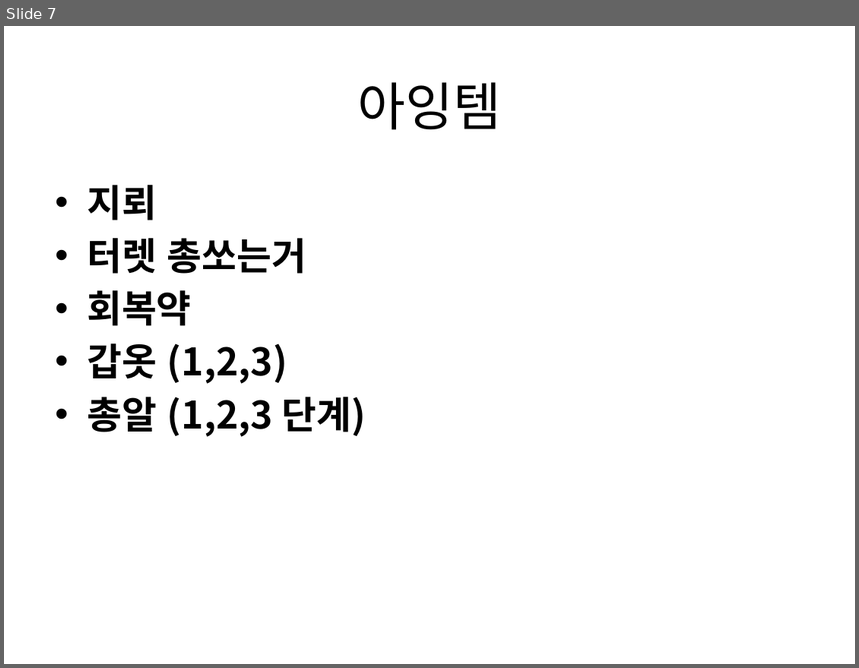
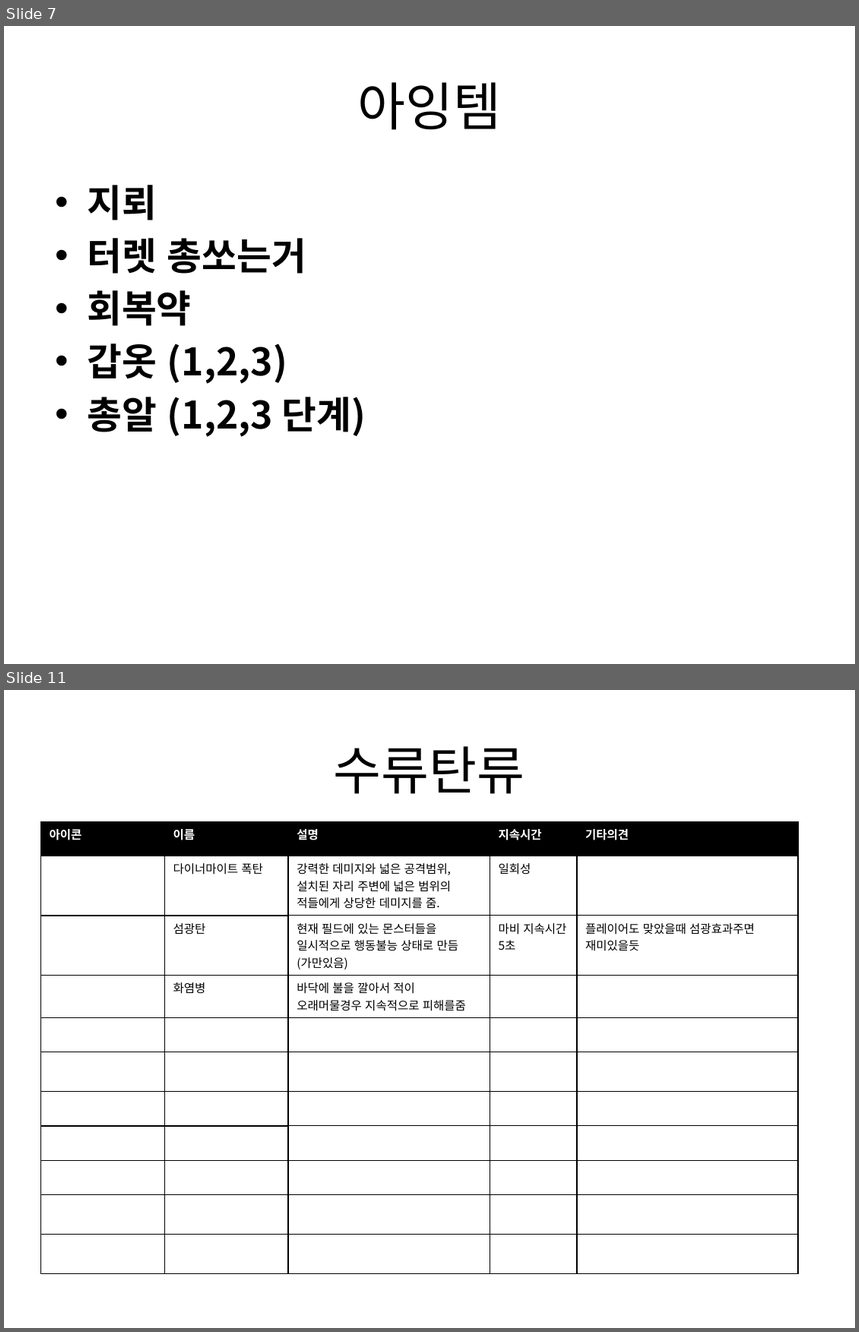
Before and after one commit to gkdlgndpdu/EscapeJail, a slide deck: EscapeJail/Assets/기획/스테이지1기획.pptx. Shown one above the other, each under a label of ours: slide 7 before the commit, slides 7 and 11 after it; the slides between them are not shown. The pictures are 859x668 and 859x1332 pixels, drawn with LibreOffice and Linux fonts; fonts in the diff are those of the drawing. Boxes give left, top, right and bottom in pixels: in the first picture for what was removed or moved away, otherwise in the second. Text is boxed around its words. In the diff, an @@ line names an element or a change of style, - is before the commit and + after.

```diff
--- a/EscapeJail/Assets/기획/스테이지1기획.pptx
+++ b/EscapeJail/Assets/기획/스테이지1기획.pptx
@@ slide 11 added at [4,690,855,1328], background #FFFFFF @@
@@ title added at [334,746,525,794], 44 pt, text #000000 @@
+수류탄류
@@ table added at [40,822,797,1237], 11 rows, 5 columns @@
+아이콘 | 이름 | 설명 | 지속시간 | 기타의견
+ | 다이너마이트 폭탄 | 강력한 데미지와 넓은 공격범위, 설치된 자리 주변에 넓은 범위의 적들에게 상당한 데미지를 줌. | 일회성 | 
+ | 섬광탄 | 현재 필드에 있는 몬스터들을 일시적으로 행동불능 상태로 만듬(가만있음) | 마비 지속시간 5초 | 플레이어도 맞았을때 섬광효과주면 재미있을듯
+ | 화염병 | 바닥에 불을 깔아서 적이 오래머물경우 지속적으로 피해를줌 |  | 
+ |  |  |  | 
+ |  |  |  | 
+ |  |  |  | 
+ |  |  |  | 
+ |  |  |  | 
+ |  |  |  | 
+ |  |  |  | 
```
Also in this commit, not shown: 4 slides changed, 1 other slide added, 6 other files.
